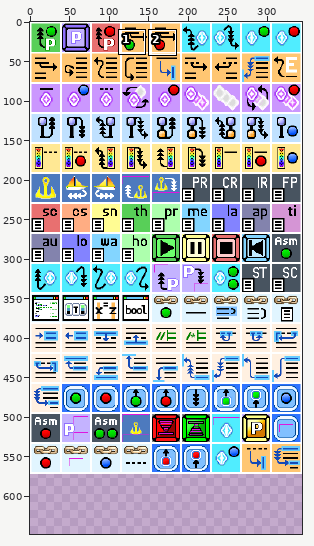
Sprite sheet: vvm/core/vdebug/graphics/vdebug_icons.png. The picture above shows the old version from afar; the outline marks the close-up.
Close-up. First the earlier version:
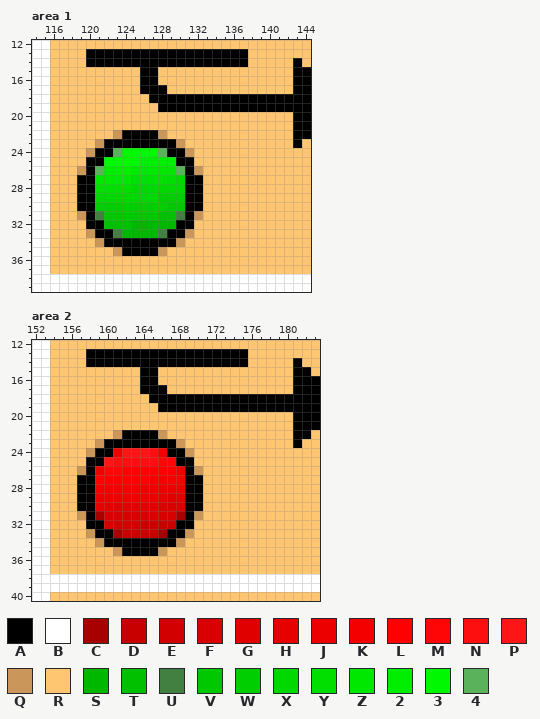
The file is 344x572 pixels. Colours within 5 levels of each other are drawn and written as one. Shown: area 1: x 114..144, y 12..39; area 2: x 152..183, y 12..40. The old version is drawn lined up with the new one, on the new canvas. The commit also changed other parts of the picture, which this record leaves out.
Palette (. is transparent): A #000000  B #ffffff  C #a60000  D #c80000  E #d20000  F #d80000  G #e00000  H #e60000  J #ec0000  K #f40000  L #ff0000  M #ff0606  N #fe0f0f  P #fe1515  Q #cb965a  R #ffc672  S #00b700  T #00c000  U #418041  V #00c800  W #00ce00  X #00d800  Y #00df00  Z #00e700  2 #00ef00  3 #00f900  4 #5ab35a
Pixels before, area 1, first column x 114:
12 BBRRRRRRRRRRRRRRRRRRRRRRRRRRRRR
13 BBRRRRAAAAAAAAAAAAAAAAAARRRRRRR
14 BBRRRRAAAAAAAAAAAAAAAAAARRRRRAR
15 BBRRRRRRRRRRAARRRRRRRRRRRRRRRAA
16 BBRRRRRRRRRRAARRRRRRRRRRRRRRRAA
17 BBRRRRRRRRRRAAARRRRRRRRRRRRRRAA
18 BBRRRRRRRRRRRAAAAAAAAAAAAAAAAAA
19 BBRRRRRRRRRRRRAAAAAAAAAAAAAAAAA
20 BBRRRRRRRRRRRRRRRRRRRRRRRRRRRAA
21 BBRRRRRRRRRRRRRRRRRRRRRRRRRRRAA
22 BBRRRRRRRQAAAAQRRRRRRRRRRRRRRAA
23 BBRRRRRQAAAAAAAAQRRRRRRRRRRRRAR
24 BBRRRRQAA433334AAQRRRRRRRRRRRRR
25 BBRRRRAA33332222AARRRRRRRRRRRRR
26 BBRRRQA4222ZZZZZ4AQRRRRRRRRRRRR
27 BBRRRAAZZZZYYYYYXAARRRRRRRRRRRR
28 BBRRRAAYYYYXXXXXXAARRRRRRRRRRRR
29 BBRRRAAXXXXXXXWWWAARRRRRRRRRRRR
30 BBRRRAAWWWWWWWWVVAARRRRRRRRRRRR
31 BBRRRQAUVVVVVVTTUAQRRRRRRRRRRRR
32 BBRRRRAATTTSSSSSAARRRRRRRRRRRRR
33 BBRRRRQAAUSSSSUAAQRRRRRRRRRRRRR
34 BBRRRRRQAAAAAAAAQRRRRRRRRRRRRRR
35 BBRRRRRRRQAAAAQRRRRRRRRRRRRRRRR
36 BBRRRRRRRRRRRRRRRRRRRRRRRRRRRRR
37 BBRRRRRRRRRRRRRRRRRRRRRRRRRRRRR
38 BBBBBBBBBBBBBBBBBBBBBBBBBBBBBBB
39 BBBBBBBBBBBBBBBBBBBBBBBBBBBBBBB
Pixels before, area 2, first column x 152:
12 BBRRRRRRRRRRRRRRRRRRRRRRRRRRRRRR
13 BBRRRRAAAAAAAAAAAAAAAAAARRRRRRRR
14 BBRRRRAAAAAAAAAAAAAAAAAARRRRRARR
15 BBRRRRRRRRRRAARRRRRRRRRRRRRRRAAR
16 BBRRRRRRRRRRAARRRRRRRRRRRRRRRAAA
17 BBRRRRRRRRRRAAARRRRRRRRRRRRRRAAA
18 BBRRRRRRRRRRRAAAAAAAAAAAAAAAAAAA
19 BBRRRRRRRRRRRRAAAAAAAAAAAAAAAAAA
20 BBRRRRRRRRRRRRRRRRRRRRRRRRRRRAAA
21 BBRRRRRRRRRRRRRRRRRRRRRRRRRRRAAA
22 BBRRRRRRRQAAAAQRRRRRRRRRRRRRRAAR
23 BBRRRRRQAAAAAAAAQRRRRRRRRRRRRARR
24 BBRRRRQAAJPPPNJAAQRRRRRRRRRRRRRR
25 BBRRRRAAPNNNNNMMAARRRRRRRRRRRRRR
26 BBRRRQAJMMLLLLLLJAQRRRRRRRRRRRRR
27 BBRRRAALLLLLLKKKKAARRRRRRRRRRRRR
28 BBRRRAAKKKKKJJJJJAARRRRRRRRRRRRR
29 BBRRRAAJJJJJJHHGGAARRRRRRRRRRRRR
30 BBRRRAAHGGGGGGFFFAARRRRRRRRRRRRR
31 BBRRRQACFFFFFFFFCAQRRRRRRRRRRRRR
32 BBRRRRAAEEEEDDDDAARRRRRRRRRRRRRR
33 BBRRRRQAACDDDDCAAQRRRRRRRRRRRRRR
34 BBRRRRRQAAAAAAAAQRRRRRRRRRRRRRRR
35 BBRRRRRRRQAAAAQRRRRRRRRRRRRRRRRR
36 BBRRRRRRRRRRRRRRRRRRRRRRRRRRRRRR
37 BBRRRRRRRRRRRRRRRRRRRRRRRRRRRRRR
38 BBBBBBBBBBBBBBBBBBBBBBBBBBBBBBBB
39 BBBBBBBBBBBBBBBBBBBBBBBBBBBBBBBB
40 BBRRRRRRRRRRRRRRRRRRRRRRRRRRRRRR
Once edited:
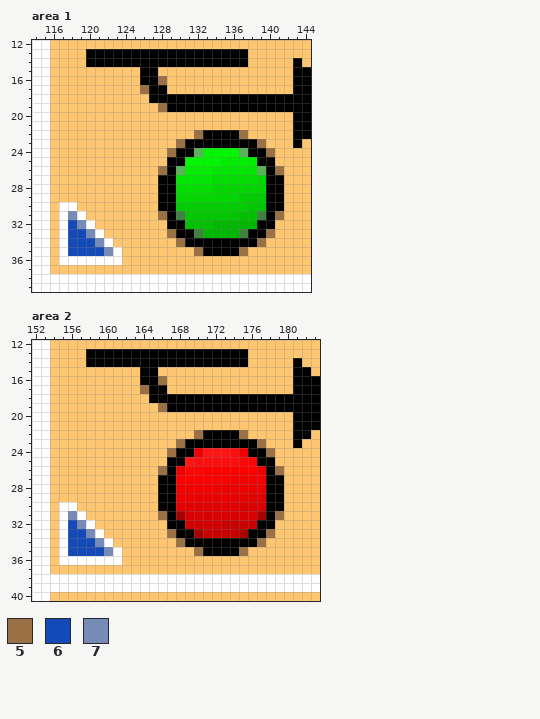
Colours new in this view: 5 #997144  6 #144ab7  7 #768cb7
What changed:
canvas 344x572 -> 344x648
Changed rows in their new state; - is an unchanged pixel.
Area 1:
first column x 117:
16 -----------5-------------
17 ---------5---------------
19 -----------5-------------
22 ------RRRRRR---5AAAA5----
23 ----RRRRRRRRR5AAAAAAAA5--
24 ---RRRRRRRRR5-A433334AA5-
25 ---RRRRRRRRRA-33332222AA-
26 --RRRRRRRRR5A-222ZZZZZ4A5
27 --RRRRRRRRRAAZZZZYYYYYXAA
28 --RRRRRRRRRAAYYYYXXXXXXAA
29 --RRRRRRRRRAAXXXXXXXWWWAA
30 BBRRRRRRRRRAAWWWWWWWWVVAA
31 B7BRRRRRRRR5A-VVVVVVTTUA5
32 B67BRRRRRRRRA-TTTSSSSSAA-
33 B667BRRRRRRR5-AUSSSSUAA5-
34 B6667BRRRRRRR5AAAAAAAA5--
35 B66667BRRRRR---5AAAA5----
36 BBBBBBB------------------
Area 2:
first column x 155:
16 -----------5-------------
17 ---------5---------------
19 -----------5-------------
22 ------RRRRRR---5AAAA5----
23 ----RRRRRRRRR5AAAAAAAA5--
24 ---RRRRRRRRR5-AJPPPNJAA5-
25 ---RRRRRRRRRA-PNNNNNMMAA-
26 --RRRRRRRRR5A-MMLLLLLLJA5
27 --RRRRRRRRRAALLLLLLKKKKAA
28 --RRRRRRRRRAAKKKKKJJJJJAA
29 --RRRRRRRRRAAJJJJJJHHGGAA
30 BBRRRRRRRRRAAHGGGGGGFFFAA
31 B7BRRRRRRRR5A-FFFFFFFFCA5
32 B67BRRRRRRRRA-EEEEDDDDAA-
33 B667BRRRRRRR5-ACDDDDCAA5-
34 B6667BRRRRRRR5AAAAAAAA5--
35 B66667BRRRRR---5AAAA5----
36 BBBBBBB------------------
Changed places in both close-ups, as pixel boxes (x1, y1, x2, y2):
changed: (59, 76, 284, 265)
changed: (59, 376, 284, 565)
